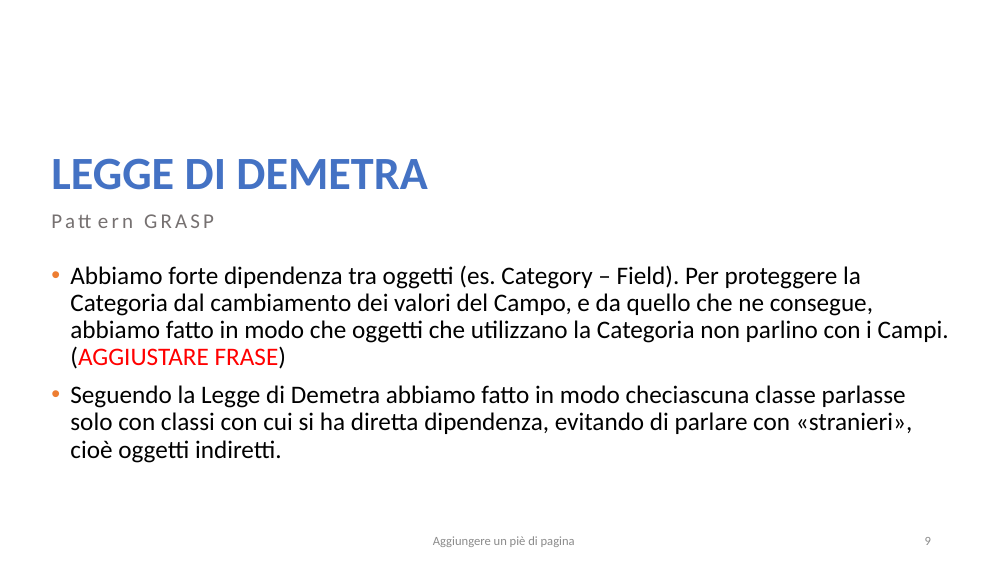
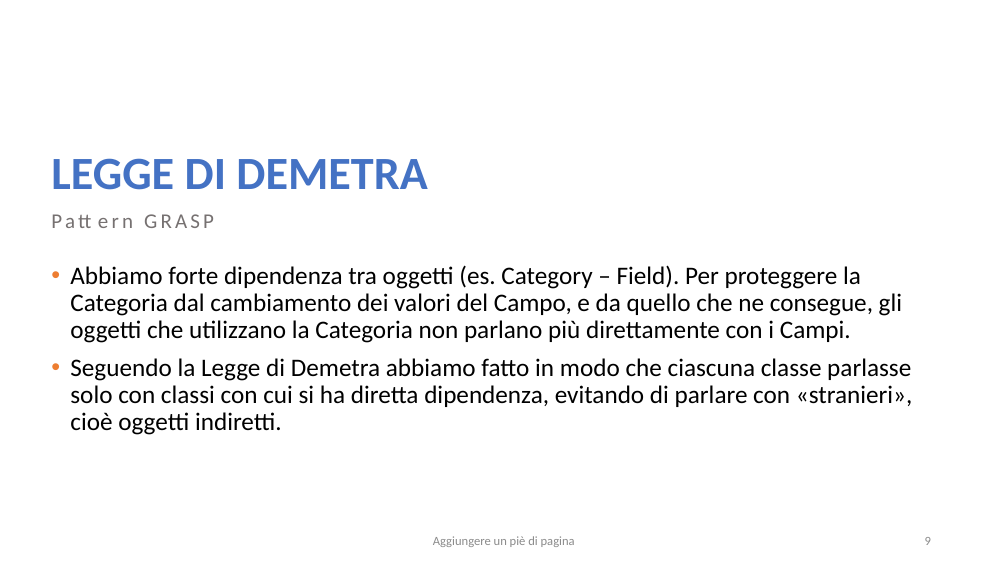
Before and after one commit to salvalai-matteo/EventBookDocumentation, a slide deck: slide 9 of Progetto Ingegneria SW.pptx. Drawn at 1008x567 pixels with LibreOffice and Linux fonts; fonts in the diff are those of the drawing. Boxes give left, top, right and bottom in pixels: in the first picture for what was removed or moved away, otherwise in the second. Text is boxed around its words. In the diff, an @@ line names an element or a change of style, - is before the commit and + after.

Commit message:
Frase aggiustata nella presentazione

```diff
--- a/Progetto Ingegneria SW.pptx
+++ b/Progetto Ingegneria SW.pptx
@@ text at (x1=70, y1=265, x2=912, y2=435): text changed @@
-• Abbiamo forte dipendenza tra oggetti (es. Category – Field). Per proteggere la Categoria dal cambiamento dei valori del Campo, e da quello che ne consegue, abbiamo fatto in modo che oggetti che utilizzano la Categoria non parlino con i Campi. (AGGIUSTARE FRASE)
-• Seguendo la Legge di Demetra abbiamo fatto in modo checiascuna classe parlasse solo con classi con cui si ha diretta dipendenza, evitando di parlare con «stranieri», cioè oggetti indiretti.
+• Abbiamo forte dipendenza tra oggetti (es. Category – Field). Per proteggere la Categoria dal cambiamento dei valori del Campo, e da quello che ne consegue, gli oggetti che utilizzano la Categoria non parlano più direttamente con i Campi.
+• Seguendo la Legge di Demetra abbiamo fatto in modo che ciascuna classe parlasse solo con classi con cui si ha diretta dipendenza, evitando di parlare con «stranieri», cioè oggetti indiretti.
```
